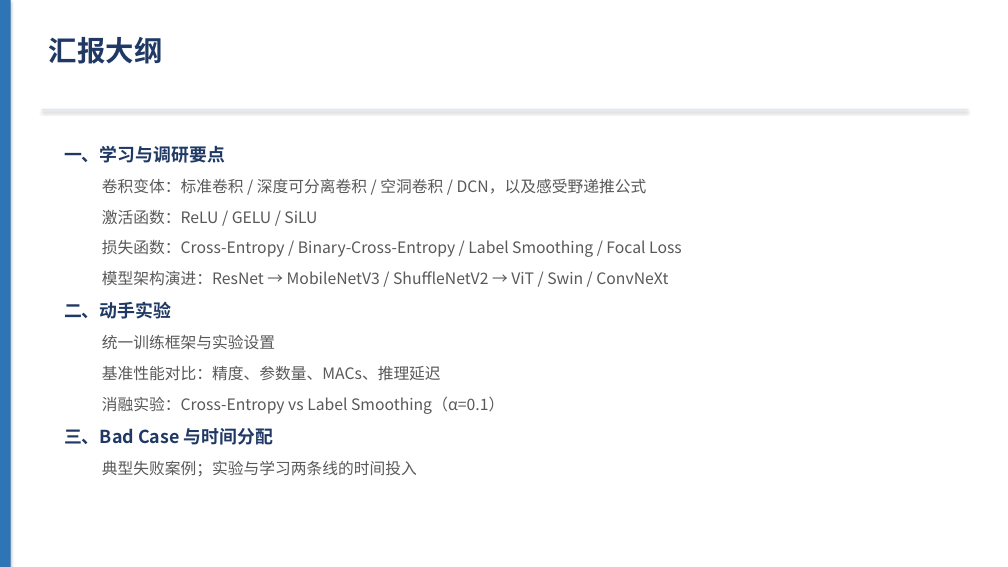
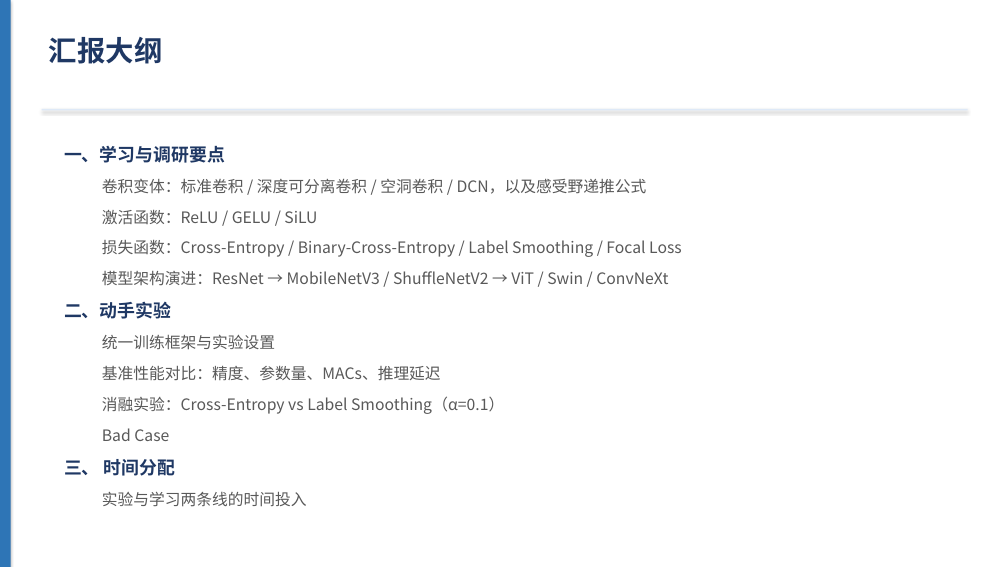
Before and after one commit to adddd392/study0, a slide deck: slide 2 of docs/第一周汇报.pptx. Drawn at 1008x567 pixels with LibreOffice and Linux fonts; fonts in the diff are those of the drawing. Boxes give left, top, right and bottom in pixels: in the first picture for what was removed or moved away, otherwise in the second. Text is boxed around its words. In the diff, an @@ line names an element or a change of style, - is before the commit and + after.

```diff
--- a/docs/第一周汇报.pptx
+++ b/docs/第一周汇报.pptx
@@ text at <box>64,428,307,507</box>: text changed @@
-三、Bad Case 与时间分配
-  典型失败案例；实验与学习两条线的时间投入
+  Bad Case
+三、 时间分配
+  实验与学习两条线的时间投入
```
Also in this commit, not shown: 1 other slide changed.
